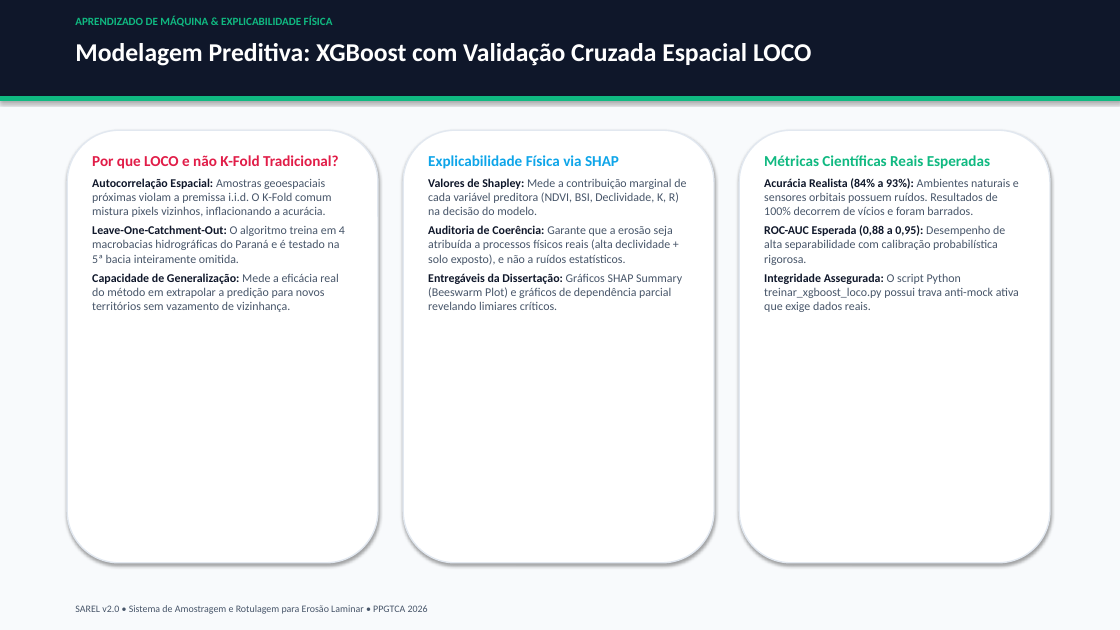
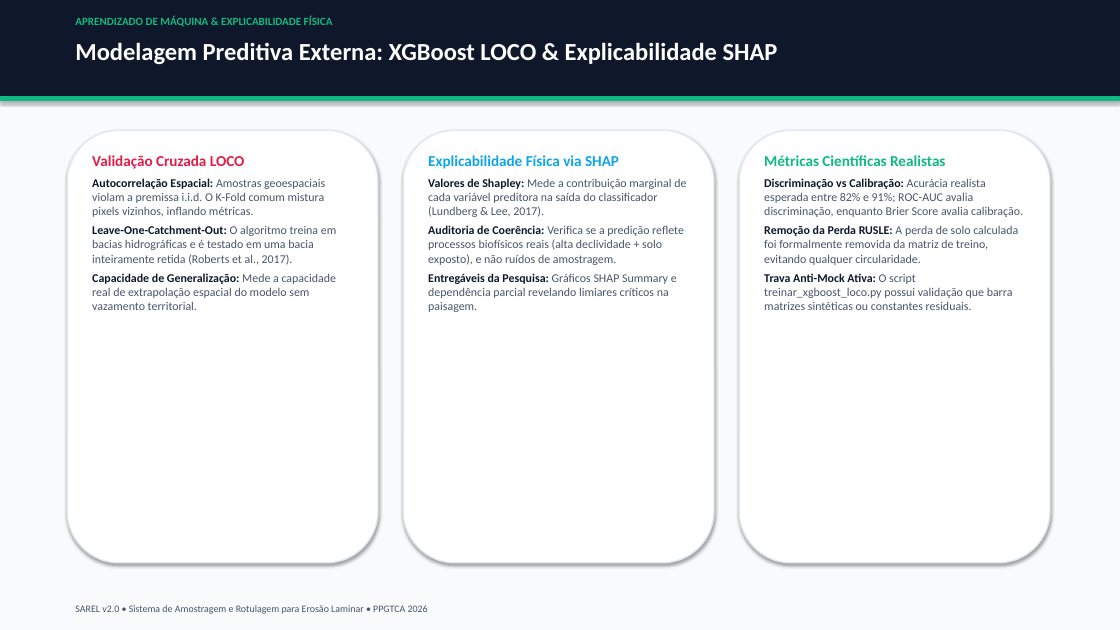
Before and after one commit to RedZardoz/localizador-erosao-v02, a slide deck: slide 11 of Apresentacao_SAREL_PPGTCA_2026.pptx. Drawn at 1120x630 pixels with LibreOffice and Linux fonts; fonts in the diff are those of the drawing. Boxes give left, top, right and bottom in pixels: in the first picture for what was removed or moved away, otherwise in the second. Text is boxed around its words. In the diff, an @@ line names an element or a change of style, - is before the commit and + after.

```diff
--- a/Apresentacao_SAREL_PPGTCA_2026.pptx
+++ b/Apresentacao_SAREL_PPGTCA_2026.pptx
@@ text at (75,42,778,64): text changed; size 22 to 21 pt @@
-Modelagem Preditiva: XGBoost com Validação Cruzada Espacial LOCO
+Modelagem Preditiva Externa: XGBoost LOCO & Explicabilidade SHAP
@@ text at (92,155,336,310): text changed @@
-Por que LOCO e não K-Fold Tradicional?
-Autocorrelação Espacial: Amostras geoespaciais próximas violam a premissa i.i.d. O K-Fold comum mistura pixels vizinhos, inflacionando a acurácia.
-Leave-One-Catchment-Out: O algoritmo treina em 4 macrobacias hidrográficas do Paraná e é testado na 5ª bacia inteiramente omitida.
-Capacidade de Generalização: Mede a eficácia real do método em extrapolar a predição para novos territórios sem vazamento de vizinhança.
+Validação Cruzada LOCO
+Autocorrelação Espacial: Amostras geoespaciais violam a premissa i.i.d. O K-Fold comum mistura pixels vizinhos, inflando métricas.
+Leave-One-Catchment-Out: O algoritmo treina em bacias hidrográficas e é testado em uma bacia inteiramente retida (Roberts et al., 2017).
+Capacidade de Generalização: Mede a capacidade real de extrapolação espacial do modelo sem vazamento territorial.
@@ text at (428,178,686,312): text changed @@
-Valores de Shapley: Mede a contribuição marginal de cada variável preditora (NDVI, BSI, Declividade, K, R) na decisão do modelo.
-Auditoria de Coerência: Garante que a erosão seja atribuída a processos físicos reais (alta declividade + solo exposto), e não a ruídos estatísticos.
-Entregáveis da Dissertação: Gráficos SHAP Summary (Beeswarm Plot) e gráficos de dependência parcial revelando limiares críticos.
+Valores de Shapley: Mede a contribuição marginal de cada variável preditora na saída do classificador (Lundberg & Lee, 2017).
+Auditoria de Coerência: Verifica se a predição reflete processos biofísicos reais (alta declividade + solo exposto), e não ruídos de amostragem.
+Entregáveis da Pesquisa: Gráficos SHAP Summary e dependência parcial revelando limiares críticos na paisagem.
@@ text at (764,155,1023,310): text changed @@
-Métricas Científicas Reais Esperadas
-Acurácia Realista (84% a 93%): Ambientes naturais e sensores orbitais possuem ruídos. Resultados de 100% decorrem de vícios e foram barrados.
-ROC-AUC Esperada (0,88 a 0,95): Desempenho de alta separabilidade com calibração probabilística rigorosa.
-Integridade Assegurada: O script Python treinar_xgboost_loco.py possui trava anti-mock ativa que exige dados reais.
+Métricas Científicas Realistas
+Discriminação vs Calibração: Acurácia realista esperada entre 82% e 91%; ROC-AUC avalia discriminação, enquanto Brier Score avalia calibração.
+Remoção da Perda RUSLE: A perda de solo calculada foi formalmente removida da matriz de treino, evitando qualquer circularidade.
+Trava Anti-Mock Ativa: O script treinar_xgboost_loco.py possui validação que barra matrizes sintéticas ou constantes residuais.
```
Also in this commit, not shown: 11 other slides changed, 2 slides added, 1 slide removed, 3 other files.
